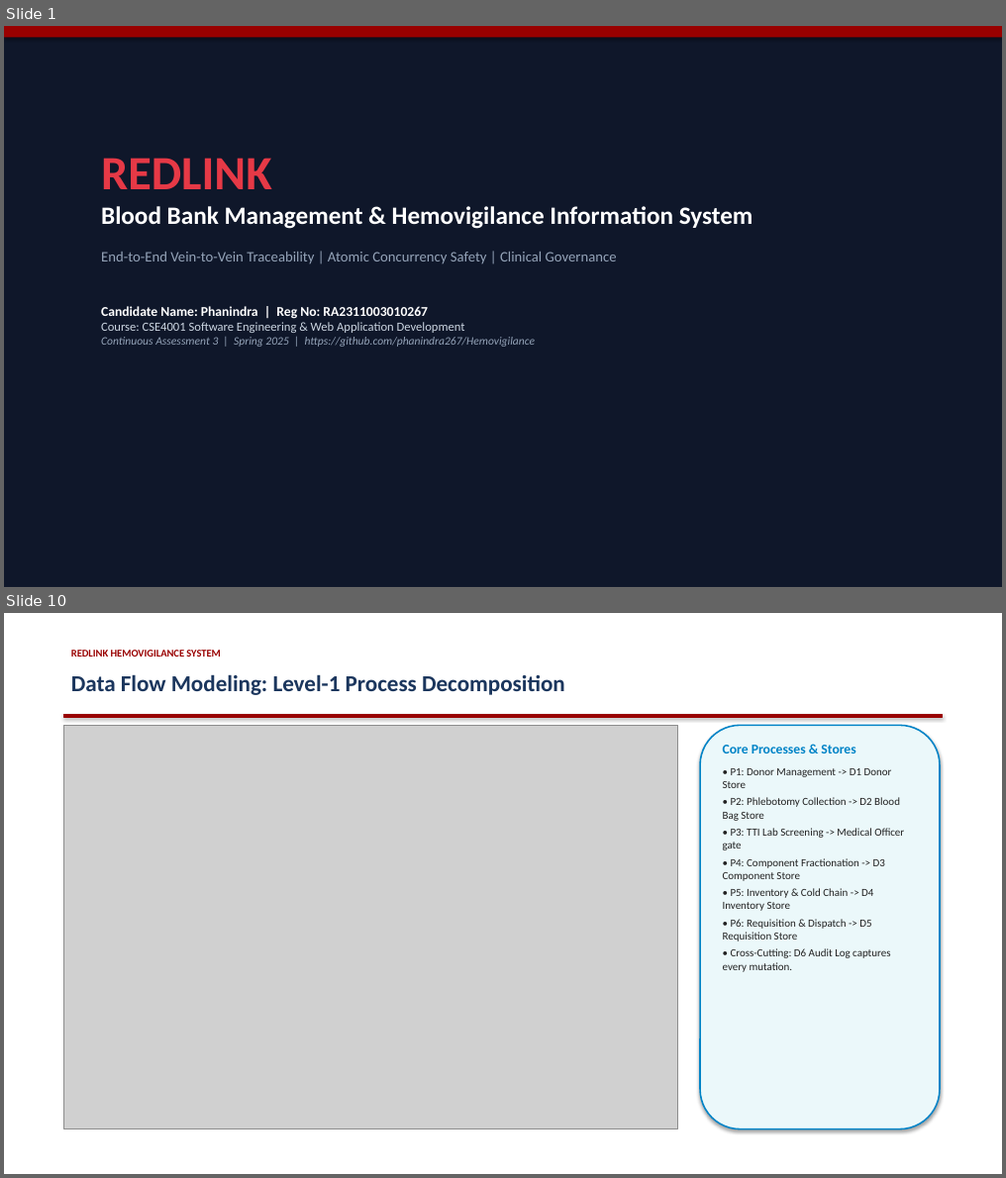
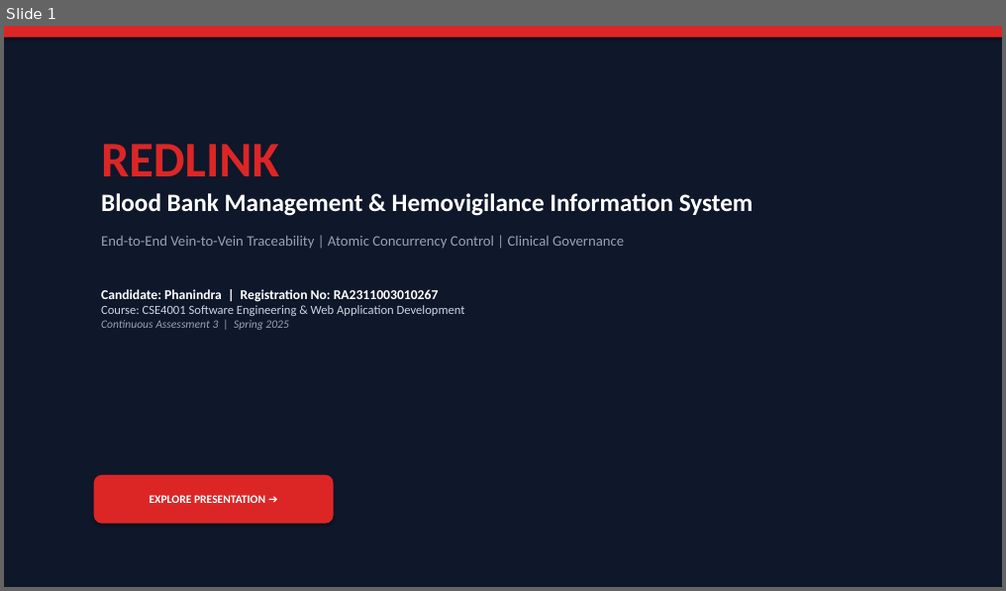
Before and after one commit to phanindra267/Hemovigilance, a slide deck: docs/ProjectPresentation.pptx. Shown one above the other, each under a label of ours: slides 1 and 10 before the commit, slide 1 after it; the slides between them are not shown. The pictures are 1006x1178 and 1006x591 pixels, drawn with LibreOffice and Linux fonts; fonts in the diff are those of the drawing; grey boxes stand for pictures. Boxes give left, top, right and bottom in pixels: in the first picture for what was removed or moved away, otherwise in the second. Text is boxed around its words. In the diff, an @@ line names an element or a change of style, - is before the commit and + after.

Commit message:
feat(presentation): deliver interactive 22-slide master presentation with clickable navigation, live UI screenshots, and infographics

```diff
--- a/docs/ProjectPresentation.pptx
+++ b/docs/ProjectPresentation.pptx
@@ slide 10 removed at <box>4,613,1002,1174</box>, background #FFFFFF @@
@@ text removed at <box>71,650,220,657</box> @@
-REDLINK HEMOVIGILANCE SYSTEM
@@ text removed at <box>71,674,565,695</box> @@
-Data Flow Modeling: Level-1 Process Decomposition
@@ rectangle removed at <box>63,714,943,717</box> @@
@@ picture removed at <box>63,725,678,1130</box> @@
@@ rounded rectangle removed at <box>700,725,940,1130</box> @@
@@ text removed at <box>723,745,904,972</box> @@
-Core Processes & Stores
-• P1: Donor Management -> D1 Donor Store
-• P2: Phlebotomy Collection -> D2 Blood Bag Store
-• P3: TTI Lab Screening -> Medical Officer gate
-• P4: Component Fractionation -> D3 Component Store
-• P5: Inventory & Cold Chain -> D4 Inventory Store
-• P6: Requisition & Dispatch -> D5 Requisition Store
-• Cross-Cutting: D6 Audit Log captures every mutation.
@@ slide 1 changed as well @@
@@ rectangle at <box>4,26,1002,37</box>: fill #990000 to #DC2626 @@
@@ text "REDLINK": place and size @@
-text "REDLINK" at <box>101,158,753,347</box>
+text "REDLINK" at <box>101,144,753,330</box>
@@ text at <box>101,144,753,216</box>: size 46 to 48 pt, text colour #E63946 to #DC2626 in "REDLINK"; less space between paragraphs @@
@@ text at <box>101,236,624,302</box>: text changed @@
-End-to-End Vein-to-Vein Traceability | Atomic Concurrency Safety | Clinical Governance
-Candidate Name: Phanindra | Reg No: RA2311003010267
+End-to-End Vein-to-Vein Traceability | Atomic Concurrency Control | Clinical Governance
+Candidate: Phanindra | Registration No: RA2311003010267
@@ text at <box>101,320,288,330</box>: text changed @@
-Continuous Assessment 3 | Spring 2025 | https://github.com/phanindra267/Hemovigilance
+Continuous Assessment 3 | Spring 2025
@@ rounded rectangle added at <box>94,475,334,524</box>, fill #DC2626, 11 pt, text #FFFFFF, bold @@
+EXPLORE PRESENTATION ➔
```
Also in this commit, not shown: 4 other slides changed, 17 slides added, 14 other slides removed, 7 other files.
